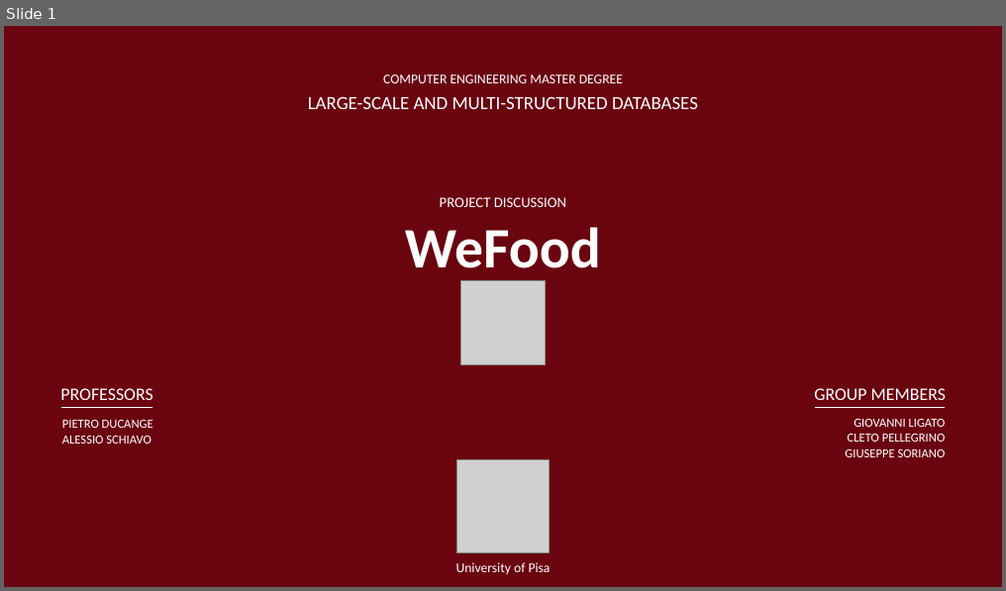
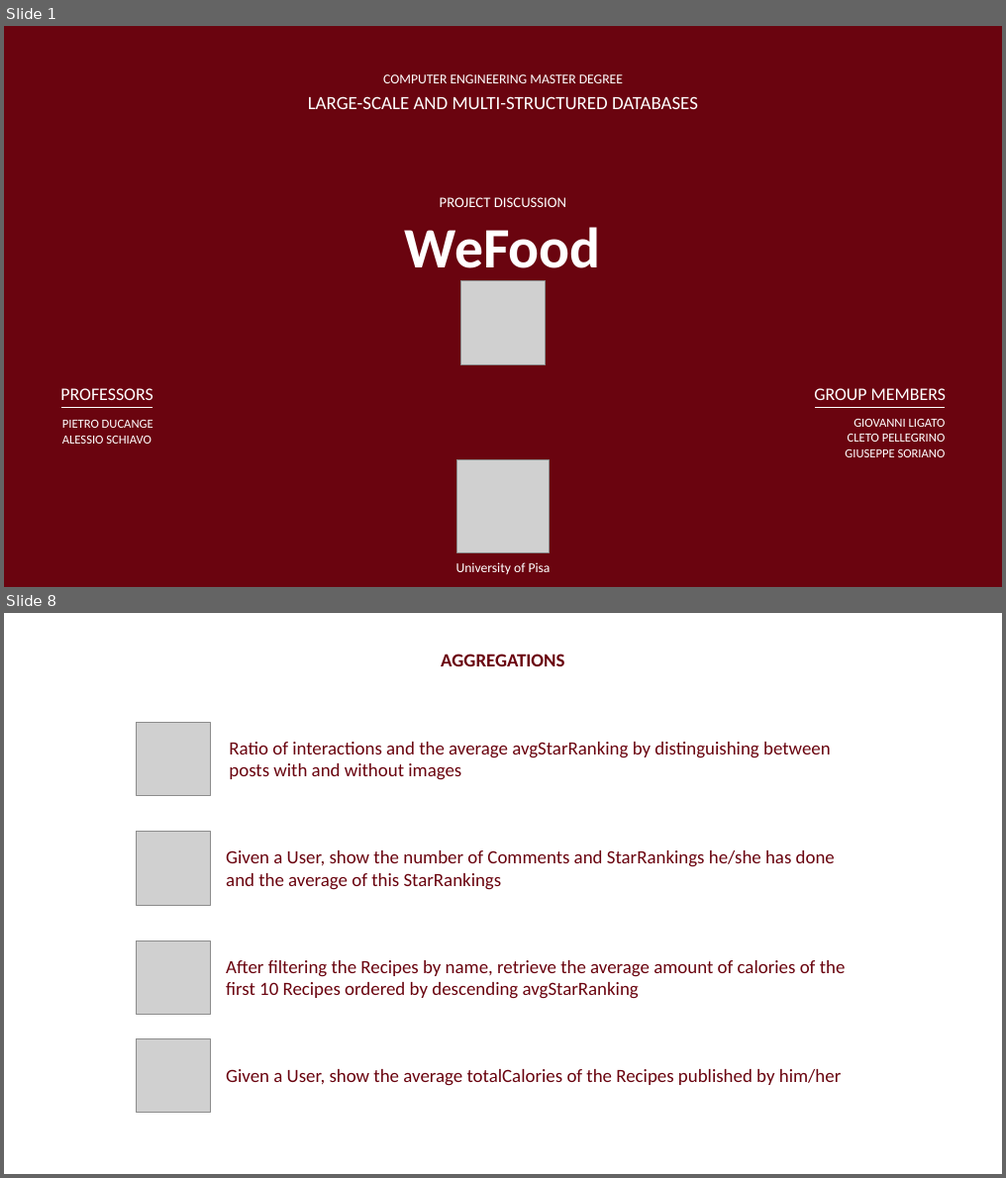
Before and after one commit to GiuseppeSoriano/WeFood, a slide deck: Slides/Final_Presentation/WeFood.pptx. Shown one above the other, each under a label of ours: slide 1 before the commit, slides 1 and 8 after it; the slides between them are not shown. The pictures are 1006x591 and 1006x1178 pixels, drawn with LibreOffice and Linux fonts; fonts in the diff are those of the drawing; grey boxes stand for pictures. Boxes give left, top, right and bottom in pixels: in the first picture for what was removed or moved away, otherwise in the second. Text is boxed around its words. In the diff, an @@ line names an element or a change of style, - is before the commit and + after.

```diff
--- a/Slides/Final_Presentation/WeFood.pptx
+++ b/Slides/Final_Presentation/WeFood.pptx
@@ slide 8 added at (4,613,1002,1174), background #FFFFFF @@
@@ text added at (441,654,564,666), 18 pt, text #6A040F, bold @@
+AGGREGATIONS
@@ group added at (137,722,846,1113): 4 texts, 4 pictures @@
+Ratio of interactions and the average avgStarRanking by distinguishing between posts with and without images
+Given a User, show the number of Comments and StarRankings he/she has done and the average of this StarRankings
+After filtering the Recipes by name, retrieve the average amount of calories of the first 10 Recipes ordered by descending avgStarRanking
+Given a User, show the average totalCalories of the Recipes published by him/her
```
Also in this commit, not shown: 5 slides changed, 9 other slides added, 7 slides removed, 48 other files.
